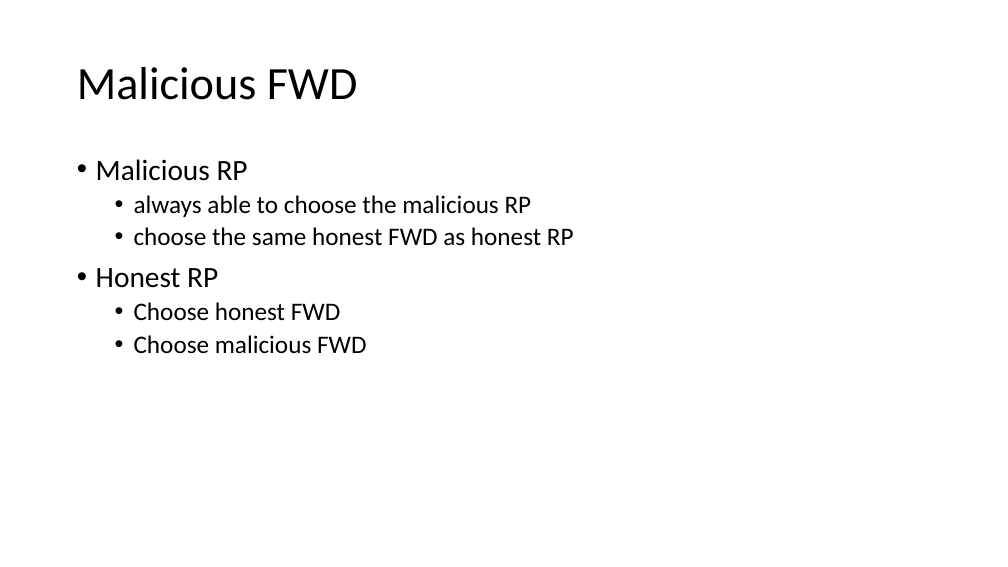
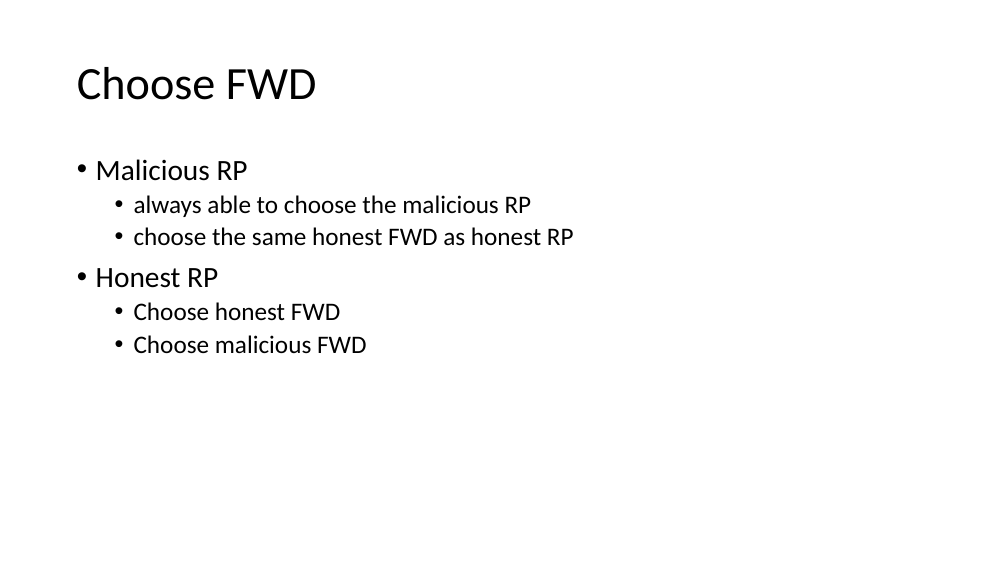
Before and after one commit to cqguo/OIDC-latex, a slide deck: slide 3 of documents/SPRESSO vulnerabilities.pptx. Drawn at 1008x567 pixels with LibreOffice and Linux fonts; fonts in the diff are those of the drawing. Boxes give left, top, right and bottom in pixels: in the first picture for what was removed or moved away, otherwise in the second. Text is boxed around its words. In the diff, an @@ line names an element or a change of style, - is before the commit and + after.

```diff
--- a/documents/SPRESSO vulnerabilities.pptx
+++ b/documents/SPRESSO vulnerabilities.pptx
@@ title at bbox=[77, 67, 317, 100]: text changed @@
-Malicious FWD
+Choose FWD
```
Also in this commit, not shown: 3 other slides changed, 1 slide added, 1 slide removed, 5 other files.
